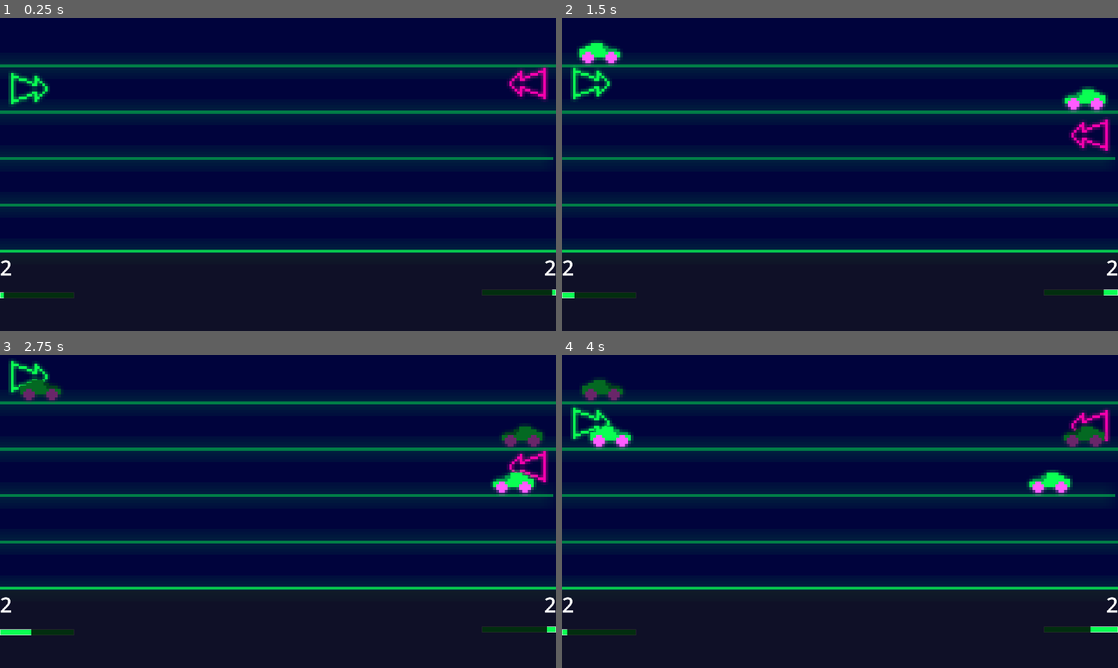
Above: before the commit, frames 1-4 (two rows, left to right).
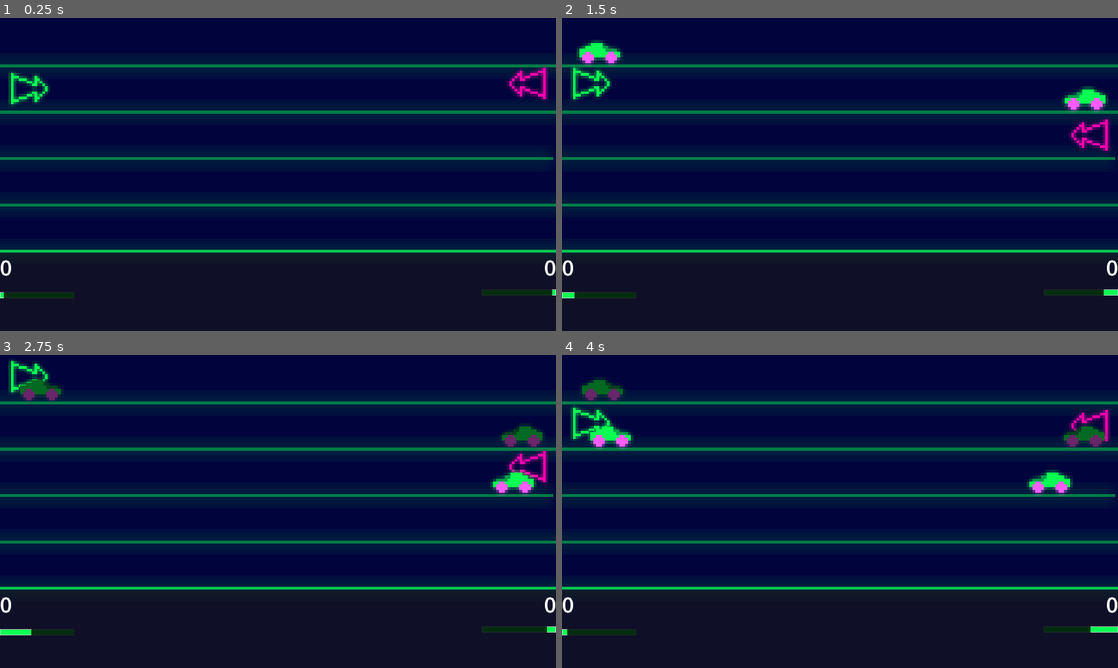
Above: after the commit, the same moments.

Repository: Neppord/battery-pact
Game: Godot game, scene res://main.tscn
Two runs of this game, one before a commit and one after it. Both use one fixed random seed, a clock stepped at 60 frames per second and the inputs below.
Inputs:
- Up to frame 1 (0.25 s): no input
- Up to frame 2 (1.5 s): tap Enter (player_2_spawn) at 0.5 s; hold W (player_1_up) 0.53-1.28 s; tap Space (player_1_spawn) at 0.6 s; hold S (player_1_down) from 1.28 s (still down); tap Down (player_2_down) at 1.35 s
- Up to frame 3 (2.75 s): release S (player_1_down) at 2.03 s; hold W (player_1_up) from 2.03 s (still down); tap Enter (player_2_spawn) at 2.1 s
- Up to frame 4 (4 s): tap Up (player_2_up) at 2.85 s; release W (player_1_up) at 3.53 s; hold S (player_1_down) from 3.53 s (still down); tap Space (player_1_spawn) at 3.6 s

The runs differ from the first frame. In frame 1, 0.1% of the frame differs, in the area x 0-100%, y 77-83%; in frame 2, 0.1%; in frame 3, 0.1%; in frame 4, 0.1%.

Commit message:
Show 0 score in the begining and count only toys when scoring
Co-authored-by: Karl Wängberg <karlwangberg@gmail.com>

Diff:
--- a/main.gd
+++ b/main.gd
@@ -11,12 +11,14 @@
 var player_2_score: int = 0
 
 func player_1_scores(body: Node2D) -> void:
-    player_1_score += 1
-    $HUD/Player1Score.text = str(player_1_score)
+    if body.is_in_group("toy"):
+        player_1_score += 1
+        $HUD/Player1Score.text = str(player_1_score)
 
 func player_2_scores(body: Node2D) -> void:
-    player_2_score += 1
-    $HUD/Player2Score.text = str(player_2_score)
+    if body.is_in_group("toy"):
+        player_2_score += 1
+        $HUD/Player2Score.text = str(player_2_score)
 
 func timer_progress(timer: Timer) -> float:
     return 1.0 - (timer.time_left / timer.wait_time)
--- a/main.tscn
+++ b/main.tscn
@@ -201,6 +201,7 @@
 offset_right = 40.0
 offset_bottom = 23.0
 theme_override_font_sizes/font_size = 72
+text = "0"
 
 [node name="Player2Score" type="Label" parent="HUD" unique_id=434935624]
 layout_mode = 1
@@ -211,6 +212,7 @@
 offset_bottom = 99.0
 grow_horizontal = 0
 theme_override_font_sizes/font_size = 72
+text = "0"
 
 [node name="Player1Goal" type="Area2D" parent="." unique_id=951927263]
 
@@ -225,6 +227,8 @@
 shape = SubResource("RectangleShape2D_kek77")
 
 [node name="TopWall" type="StaticBody2D" parent="." unique_id=901816505]
+collision_layer = 3
+collision_mask = 3
 
 [node name="CollisionShape2D" type="CollisionShape2D" parent="TopWall" unique_id=1291282161]
 position = Vector2(960, -21)
--- a/toy.gd
+++ b/toy.gd
@@ -6,6 +6,9 @@
 const SPEED := 300.0
 var direction := Vector2.RIGHT
 var charge: float = 1.
+
+func _ready() -> void:
+    add_to_group("toy")
 
 func _process(delta: float) -> void:
     if direction == Vector2.RIGHT:
